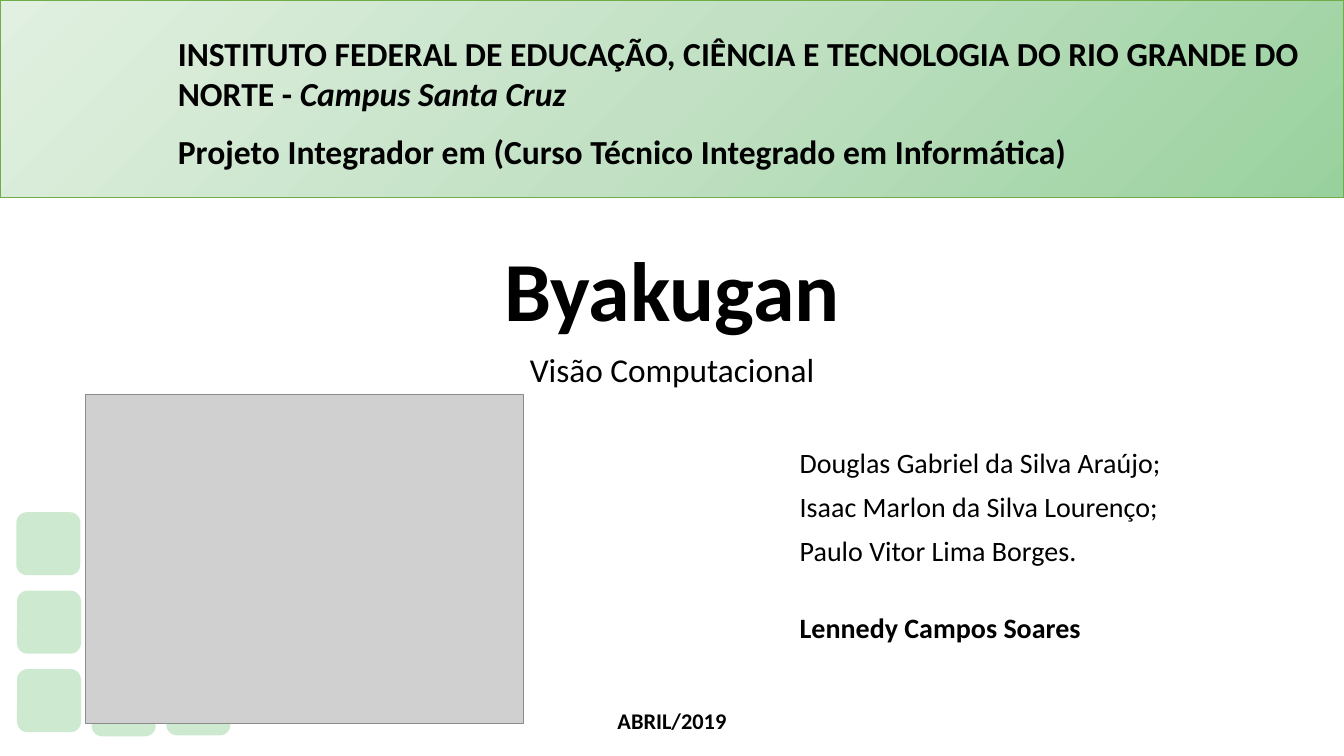
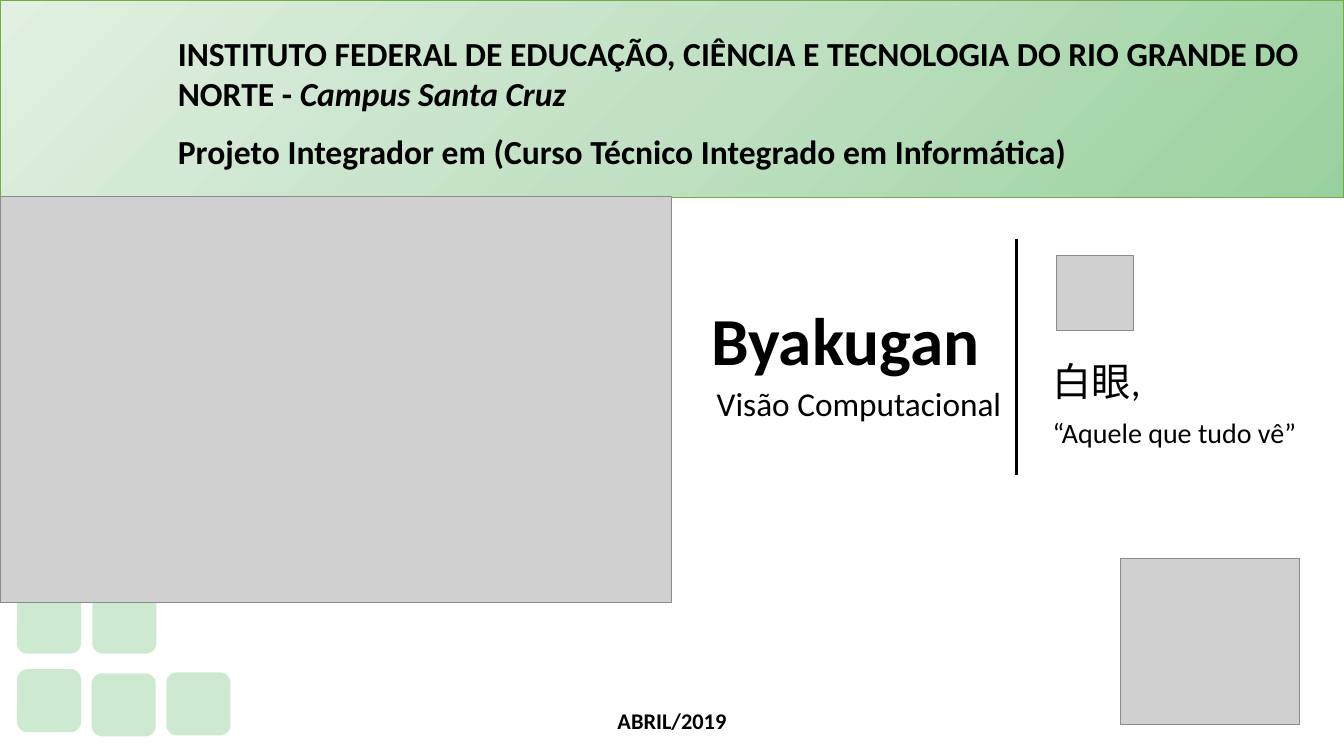
Before and after one commit to PauloVLB/Projeto_Integrador, a slide deck: slide 1 of Slide.pptx. Drawn at 1344x756 pixels with LibreOffice and Linux fonts; fonts in the diff are those of the drawing; grey boxes stand for pictures; background and template pictures are left out. Boxes give left, top, right and bottom in pixels: in the first picture for what was removed or moved away, otherwise in the second. Text is boxed around its words. In the diff, an @@ line names an element or a change of style, - is before the commit and + after.

```diff
--- a/Slide.pptx
+++ b/Slide.pptx
@@ picture added at box(0, 197, 673, 603) @@
@@ line added from (1017, 239) to (1017, 475), #000000 2.25 pt @@
@@ picture added at box(1057, 256, 1134, 331) @@
@@ title "Byakugan": place and size @@
-title "Byakugan" at box(504, 262, 839, 336)
+title "Byakugan" at box(711, 318, 979, 377)
@@ title "Byakugan" at box(711, 318, 979, 377): size 60 to 48 pt; alignment centre to right @@
@@ subtitle "Visão Computacional": place and size @@
-subtitle "Visão Computacional" at box(530, 359, 814, 388)
+subtitle "Visão Computacional" at box(717, 393, 1001, 422)
@@ subtitle "Visão Computacional" at box(717, 393, 1001, 422): alignment centre to right @@
@@ text added at box(1053, 363, 1296, 448), 20 pt, text #000000 @@
+白眼,
+“Aquele que tudo vê”
@@ picture removed at box(85, 395, 523, 724) @@
@@ text removed at box(800, 453, 1161, 566) @@
-Douglas Gabriel da Silva Araújo;
-Isaac Marlon da Silva Lourenço;
-Paulo Vitor Lima Borges.
@@ picture added at box(1121, 559, 1301, 725) @@
@@ rounded rectangle: place and size @@
-rounded rectangle at box(16, 512, 81, 575)
+rounded rectangle at box(93, 591, 157, 653)
@@ text removed at box(800, 618, 1081, 643) @@
-Lennedy Campos Soares
```
Also in this commit, not shown: 5 other slides changed.
